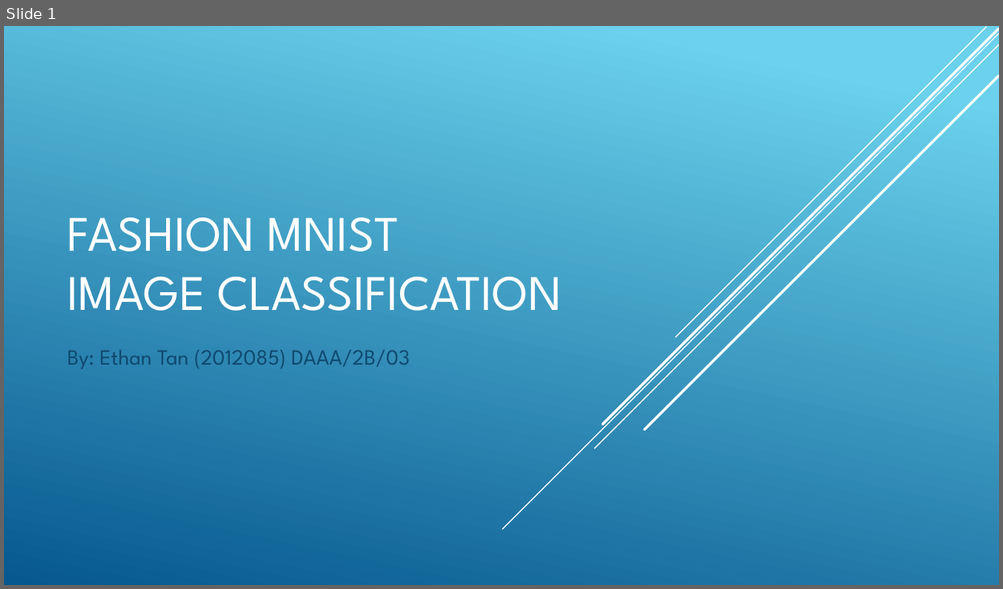
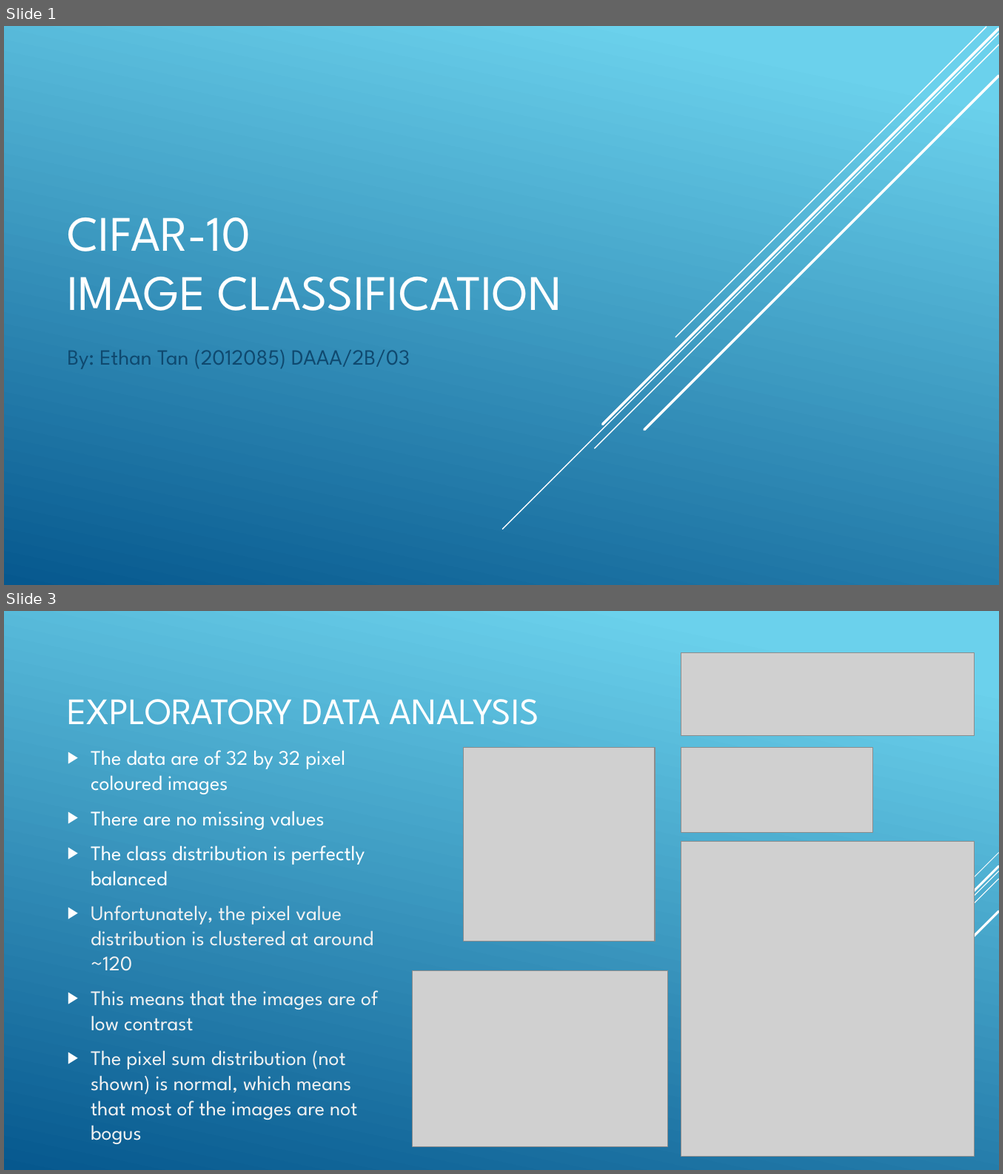
Before and after one commit to ethanolx/Fashion-CIFAR10-CV-py, a slide deck: doc/part-b.pptx. Shown one above the other, each under a label of ours: slide 1 before the commit, slides 1 and 3 after it; the slides between them are not shown. The pictures are 1003x589 and 1003x1174 pixels, drawn with LibreOffice and Linux fonts; fonts in the diff are those of the drawing; grey boxes stand for pictures. Boxes give left, top, right and bottom in pixels: in the first picture for what was removed or moved away, otherwise in the second. Text is boxed around its words. In the diff, an @@ line names an element or a change of style, - is before the commit and + after.

```diff
--- a/doc/part-b.pptx
+++ b/doc/part-b.pptx
@@ slide 3 added at box(4, 611, 999, 1170), background gradient #6ED2EB to #06588E @@
@@ picture added at box(681, 652, 974, 735) @@
@@ title added at box(68, 699, 539, 725), 36 pt, text #FFFFFF @@
+EXPLORATORY DATA ANALYSIS
@@ text added at box(91, 750, 378, 1145), 20 pt, text #F2F2F2 @@
+▶ The data are of 32 by 32 pixel coloured images
+▶ There are no missing values
+▶ The class distribution is perfectly balanced
+▶ Unfortunately, the pixel value distribution is clustered at around ~120
+▶ This means that the images are of low contrast
+▶ The pixel sum distribution (not shown) is normal, which means that most of the images are not bogus
@@ picture added at box(464, 748, 654, 941) @@
@@ picture added at box(681, 748, 873, 832) @@
@@ picture added at box(681, 842, 974, 1156) @@
@@ group added at box(755, 853, 999, 1115): 5 lines @@
@@ picture added at box(413, 971, 668, 1147) @@
@@ slide 1 changed as well @@
@@ title at box(68, 218, 561, 311): text changed @@
-FASHION MNIST
-IMAGE CLASSIFICATION
+CIFAR-10
+IMAGE CLASSIFICATION
```
Also in this commit, not shown: 3 other slides changed, 4 other slides added, 4 slides removed, 9 other files.
